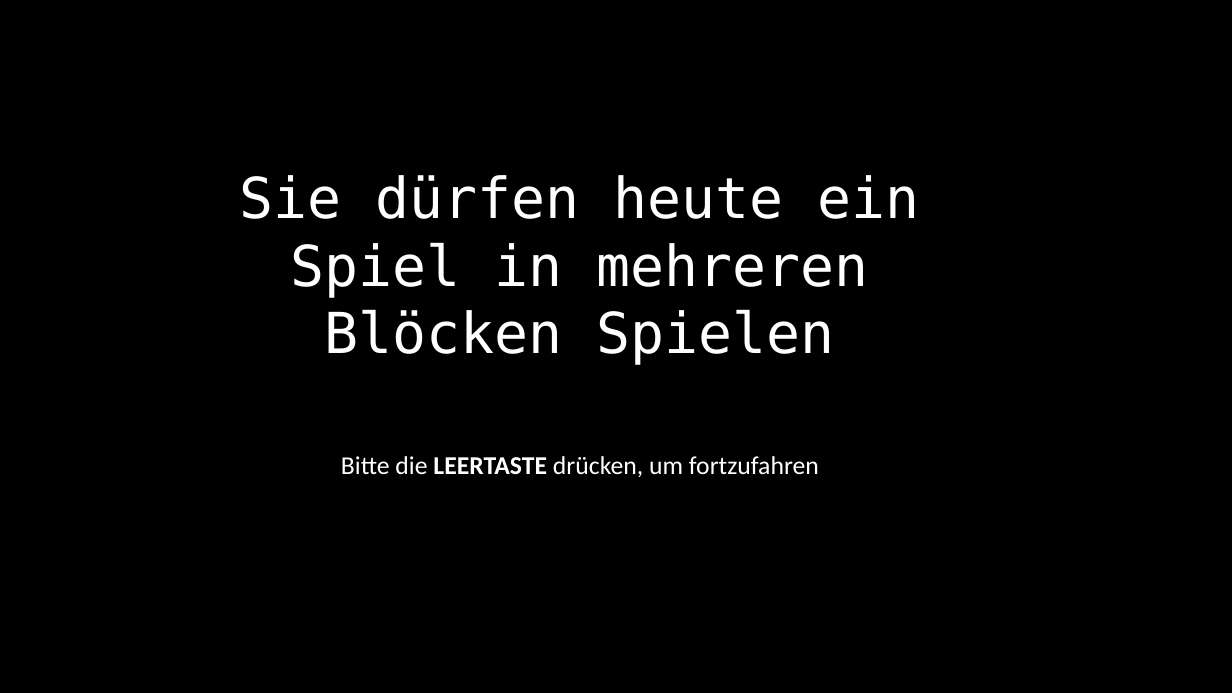
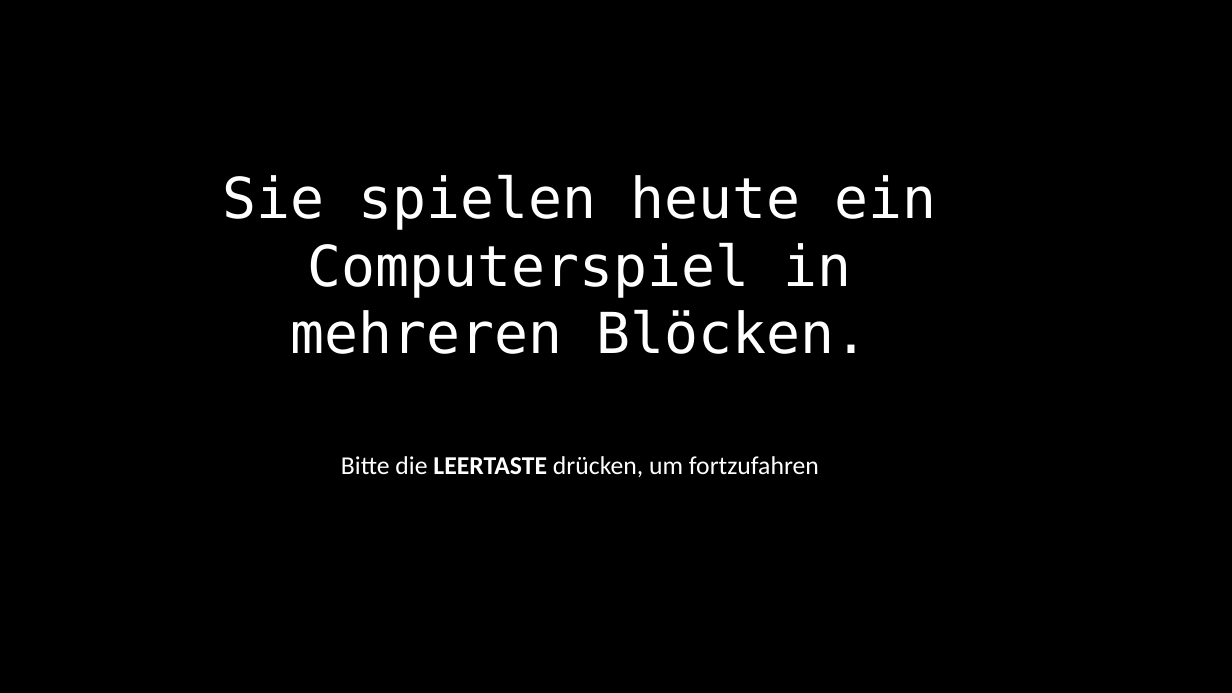
Before and after one commit to sean-mulready/Vizdoom-Scripts, a slide deck: slide 4 of exp_img/instructions.pptx. Drawn at 1232x693 pixels with LibreOffice and Linux fonts; fonts in the diff are those of the drawing. Boxes give left, top, right and bottom in pixels: in the first picture for what was removed or moved away, otherwise in the second. Text is boxed around its words. In the diff, an @@ line names an element or a change of style, - is before the commit and + after.

```diff
--- a/exp_img/instructions.pptx
+++ b/exp_img/instructions.pptx
@@ text at bbox=[223, 174, 937, 354]: text changed @@
-Sie dürfen heute ein Spiel in mehreren Blöcken Spielen
+Sie spielen heute ein Computerspiel in mehreren Blöcken.
```
Also in this commit, not shown: 3 other slides changed, 4 slides added, 2 slides removed, 11 other files.
